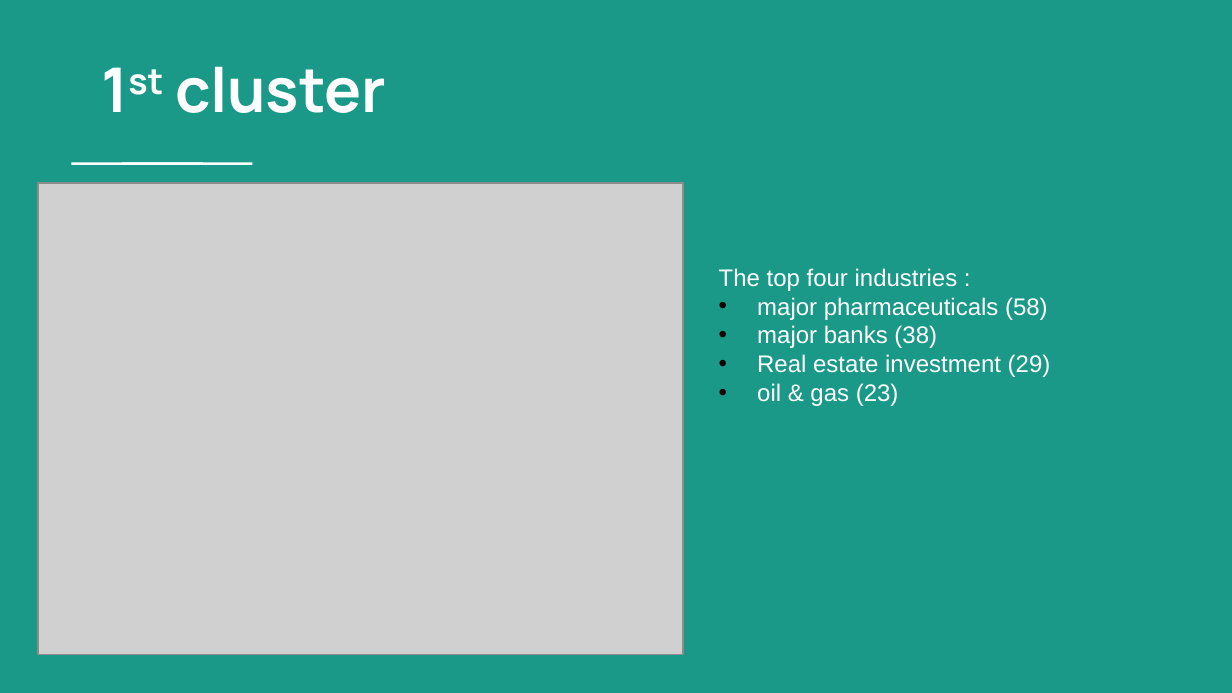
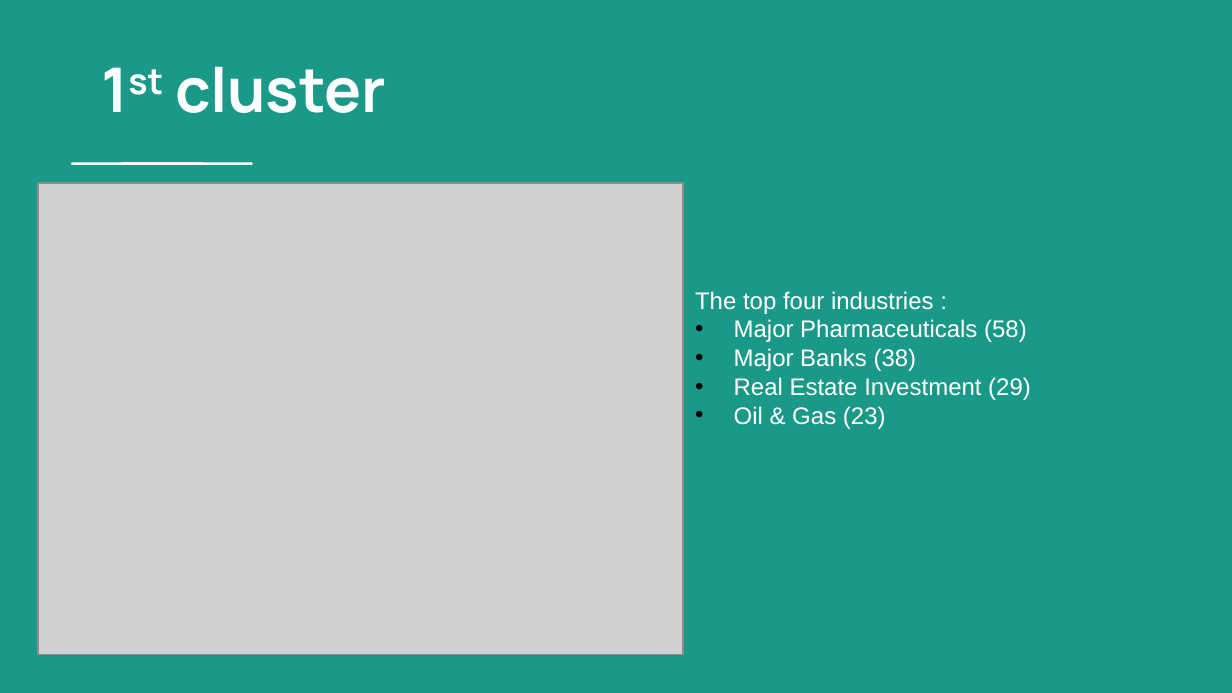
Before and after one commit to okcaiko-gmail/Fionastudy, a slide deck: slide 14 of Examination of Domestic Economic Impact of the US-China Trade War by Analyzing Stock Market Fluctuations with Unsupervised Machine Learning.pptx (slide 9 before the commit). Drawn at 1232x693 pixels with LibreOffice and Linux fonts; fonts in the diff are those of the drawing; grey boxes stand for pictures. Boxes give left, top, right and bottom in pixels: in the first picture for what was removed or moved away, otherwise in the second. Text is boxed around its words. In the diff, an @@ line names an element or a change of style, - is before the commit and + after.

```diff
--- a/Examination of Domestic Economic Impact of the US-China Trade War by Analyzing Stock Market Fluctuations with Unsupervised Machine Learning.pptx
+++ b/Examination of Domestic Economic Impact of the US-China Trade War by Analyzing Stock Market Fluctuations with Unsupervised Machine Learning.pptx
@@ text "The top four industries :": place and size @@
-text "The top four industries :" at [719, 268, 1051, 406]
+text "The top four industries :" at [695, 291, 1031, 429]
@@ text at [734, 319, 1031, 429]: text changed @@
-• major pharmaceuticals (58)
-• major banks (38)
-• Real estate investment (29)
-• oil & gas (23)
+• Major Pharmaceuticals (58)
+• Major Banks (38)
+• Real Estate Investment (29)
+• Oil & Gas (23)
```
Also in this commit, not shown: 14 other slides changed, 6 slides added.
